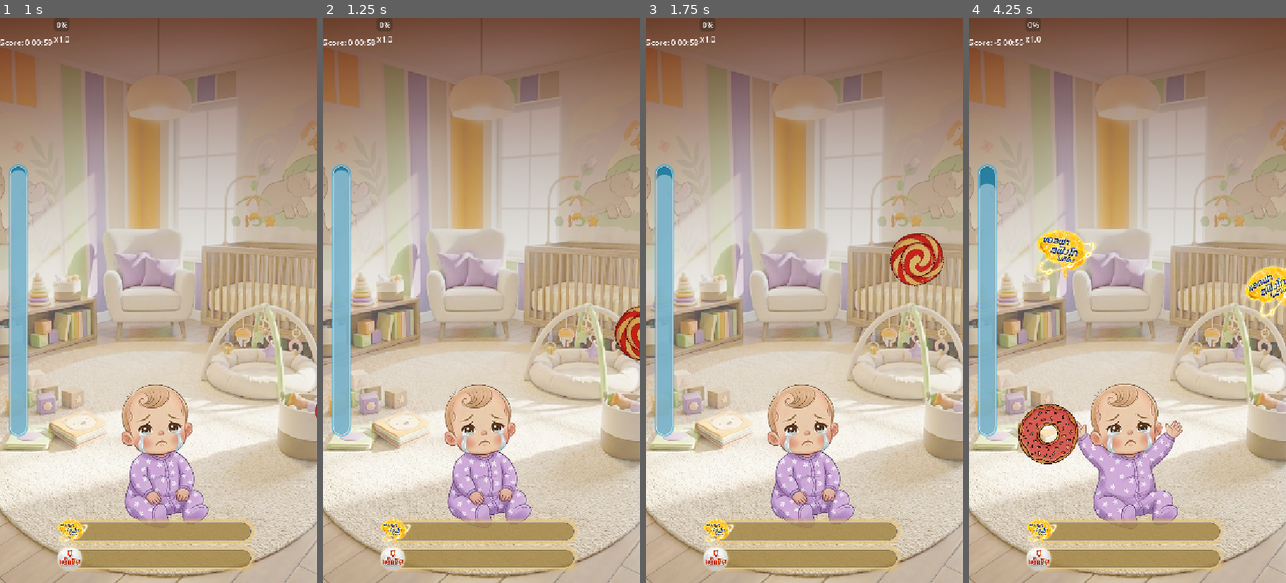
Above: before the commit, frames 1-4 (left to right).
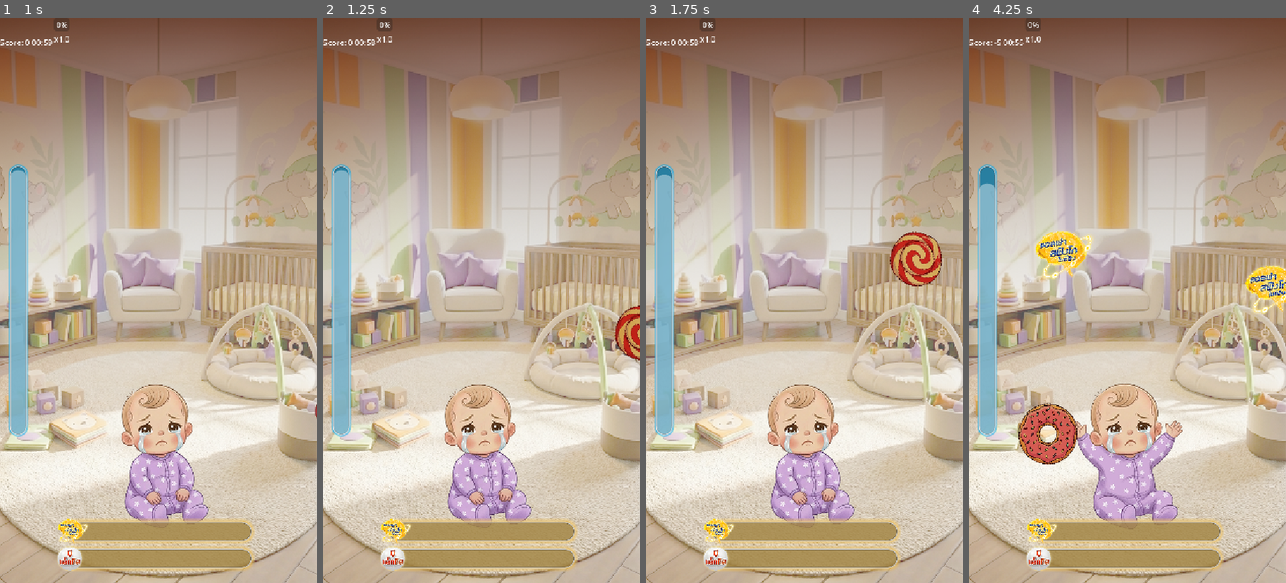
Above: after the commit, the same moments.

Repository: 6099sin/pro-c
Game: Godot game, scene res://scenes/core/Main.tscn
Two runs of this game, one before a commit and one after it. Both use one fixed random seed, a clock stepped at 60 frames per second and the inputs below.
Inputs (mouse positions are in pixels of both pictures, inside the frame that each line leads up to):
- Up to frame 1 (1 s): tap Enter at 0.5 s; move the mouse to (228, 272) at 0.52 s; click (228, 272) at 0.67 s
- Up to frame 2 (1.25 s): no input
- Up to frame 3 (1.75 s): drag from (962, 328) to (804, 453) at 1.27 s
- Up to frame 4 (4.25 s): move the mouse to (1159, 176) at 2.02 s; click (1159, 176) at 2.17 s; drag from (1219, 277) to (1032, 215) at 2.77 s; move the mouse to (1222, 385) at 3.52 s; click (1222, 385) at 3.67 s

Frame 1 is identical in both runs. In frame 2, 0.3% of the frame differs, in the area x 92-100%, y 50-61%; in frame 3, 0.9%; in frame 4, 2.6%, in the area x 15-100%, y 37-80%.

Commit message:
add limit angle_deg

Diff:
--- a/scenes/objects/Item.tscn
+++ b/scenes/objects/Item.tscn
@@ -15,7 +15,10 @@
 collision_layer = 2
 input_pickable = true
 physics_material_override = SubResource("PhysicsMaterial_8h4xb")
+lock_rotation = true
 script = ExtResource("1_item")
+max_angle_deg = 10.0
+min_angle_deg = -10.0
 
 [node name="Sprite2D" type="Sprite2D" parent="."]
 scale = Vector2(1.1568627, 1.1568629)
--- a/scripts/objects/Item.gd
+++ b/scripts/objects/Item.gd
@@ -9,6 +9,9 @@
 var was_interacted: bool = false
 var velocity_cache: Vector2 = Vector2.ZERO
 var blink_tween: Tween
+# Add these to your variables in Item.gd
+@export var max_angle_deg: float = 45.0
+@export var min_angle_deg: float = -45.0
 
 @onready var sprite: Sprite2D = $Sprite2D
 @onready var collider: CollisionShape2D = $CollisionShape2D
@@ -20,6 +23,7 @@
 
 func _ready():
 	input_pickable = true
+
 	# detection_area.input_event.connect(_on_input_event) # If using Area2D for input
 	# RigidBody2D input_event is also possible if pickable is true
 
@@ -54,13 +58,24 @@
 func _physics_process(delta):
 	if is_dragging:
 		var target_pos = get_global_mouse_position()
+		velocity_cache = (target_pos - global_position) / delta
+		global_position = target_pos
+	else:
+		# 1. Convert degrees to radians for Godot's rotation property
+		var min_rad = deg_to_rad(min_angle_deg)
+		var max_rad = deg_to_rad(max_angle_deg)
 
-		# Calculate velocity for throw
-		velocity_cache = (target_pos - global_position) / delta
+		# 2. Clamp the current rotation
+		var clamped_rotation = clamp(rotation, min_rad, max_rad)
 
-		global_position = target_pos
+		# 3. If rotation hits the limit, stop the spinning (angular velocity)
+		if rotation != clamped_rotation:
+			rotation = clamped_rotation
+			angular_velocity = 0 # Prevents the "vibrating" look at the edge
 
 func activate(start_pos: Vector2, new_item_id: String):
+	lock_rotation = true # The item will no longer rotate via physics
+	rotation = 0 # Reset to upright
 	global_position = start_pos
 
 	item_id = new_item_id
